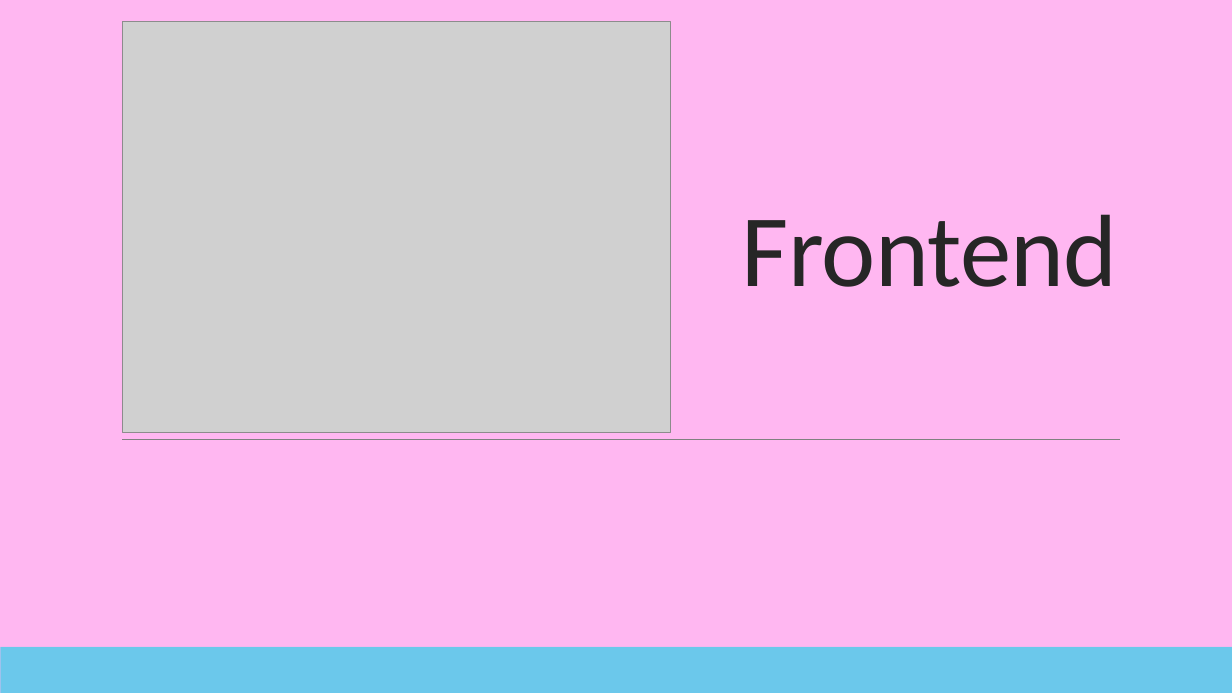
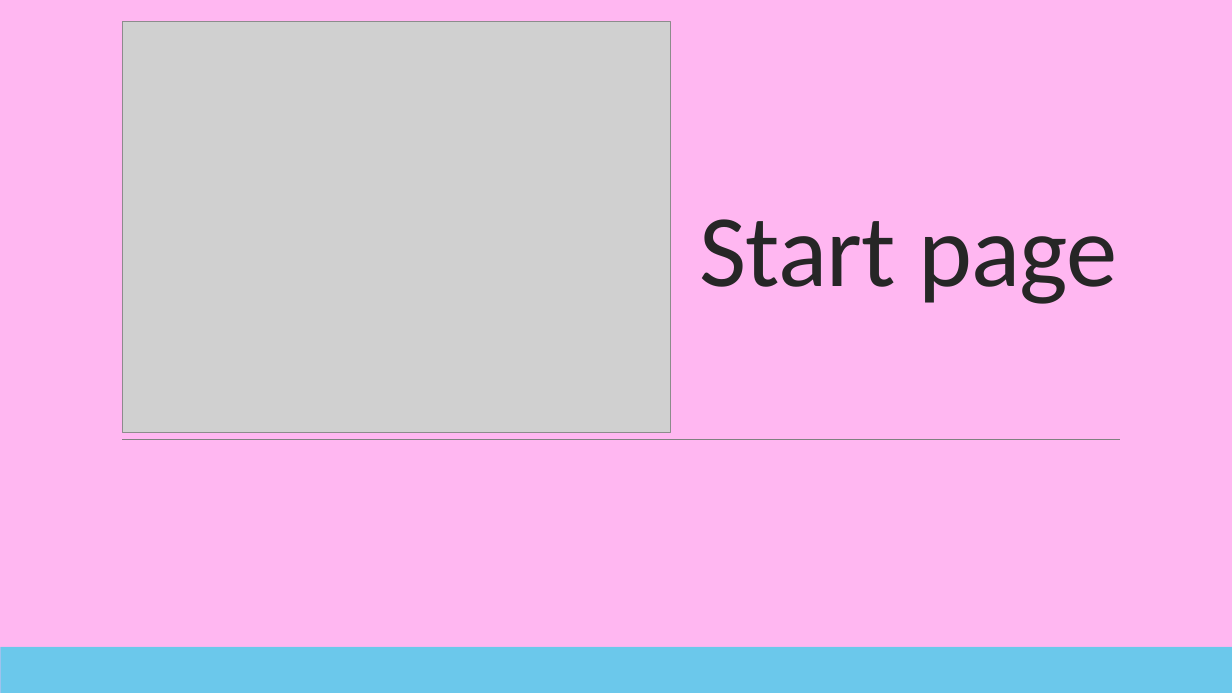
Before and after one commit to todoer-dev/specifications, a slide deck: slide 3 of Presentation/Todoer-dev.pptx. Drawn at 1232x693 pixels with LibreOffice and Linux fonts; fonts in the diff are those of the drawing; grey boxes stand for pictures. Boxes give left, top, right and bottom in pixels: in the first picture for what was removed or moved away, otherwise in the second. Text is boxed around its words. In the diff, an @@ line names an element or a change of style, - is before the commit and + after.

```diff
--- a/Presentation/Todoer-dev.pptx
+++ b/Presentation/Todoer-dev.pptx
@@ title at (699, 219, 1118, 304): text changed @@
-Frontend
+Start page
```
Also in this commit, not shown: 12 other slides changed, 1 other file.
